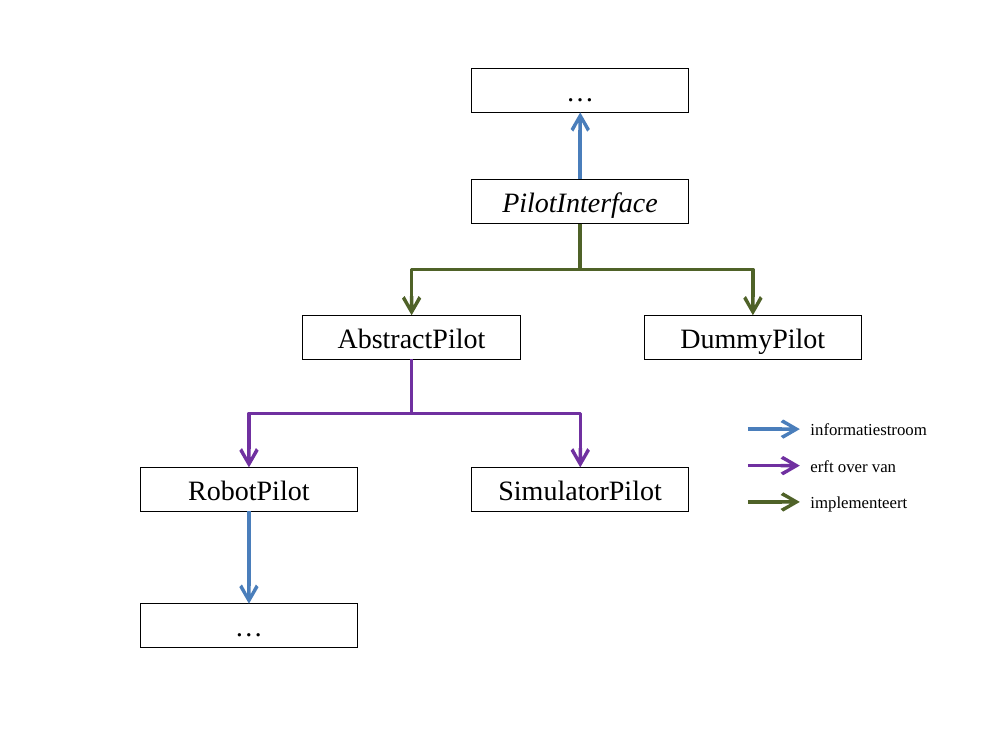
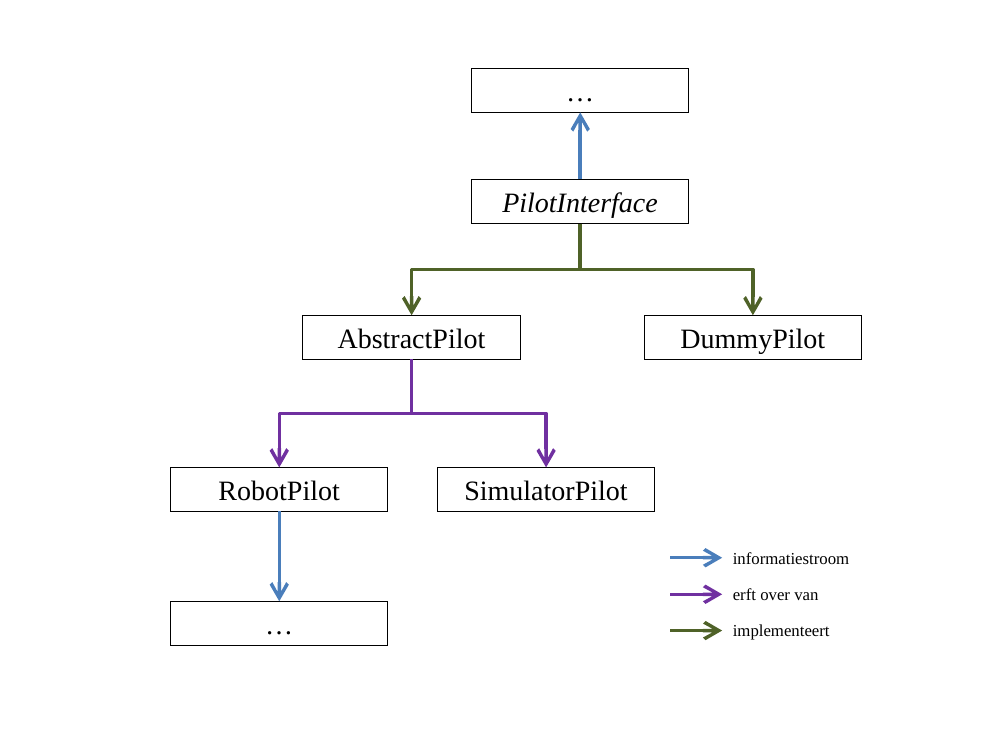
Before and after one commit to toonn/SilverSurfer, a slide deck: slide 2 of SilverSurferVerslag/Verslag demo 4/Klassendiagramma.pptx. Drawn at 1008x756 pixels with LibreOffice and Linux fonts; fonts in the diff are those of the drawing. Boxes give left, top, right and bottom in pixels: in the first picture for what was removed or moved away, otherwise in the second. Text is boxed around its words. In the diff, an @@ line names an element or a change of style, - is before the commit and + after.

```diff
--- a/SilverSurferVerslag/Verslag demo 4/Klassendiagramma.pptx
+++ b/SilverSurferVerslag/Verslag demo 4/Klassendiagramma.pptx
@@ elbow arrow moved from (411, 359) - (249, 468) to (411, 359) - (279, 468) @@
@@ elbow arrow moved from (411, 359) - (581, 468) to (411, 359) - (546, 468) @@
@@ rectangle "RobotPilot": place and size @@
-rectangle "RobotPilot" at [140,468,358,512]
+rectangle "RobotPilot" at [170,468,388,512]
@@ rectangle "SimulatorPilot": place and size @@
-rectangle "SimulatorPilot" at [472,468,689,512]
+rectangle "SimulatorPilot" at [437,468,655,512]
@@ arrow moved from (249, 511) - (249, 604) to (279, 511) - (279, 601) @@
@@ 3 texts: place and size @@
-3 texts at [810,423,926,512]
+3 texts at [733,552,849,640]
@@ rectangle "…": place and size @@
-rectangle "…" at [140,604,358,648]
+rectangle "…" at [170,601,388,645]
@@ 3 arrows: place and size @@
-3 arrows at [748,429,799,502]
+3 arrows at [670,557,722,631]
```
Also in this commit, not shown: 2 other slides changed, 4 other files.
